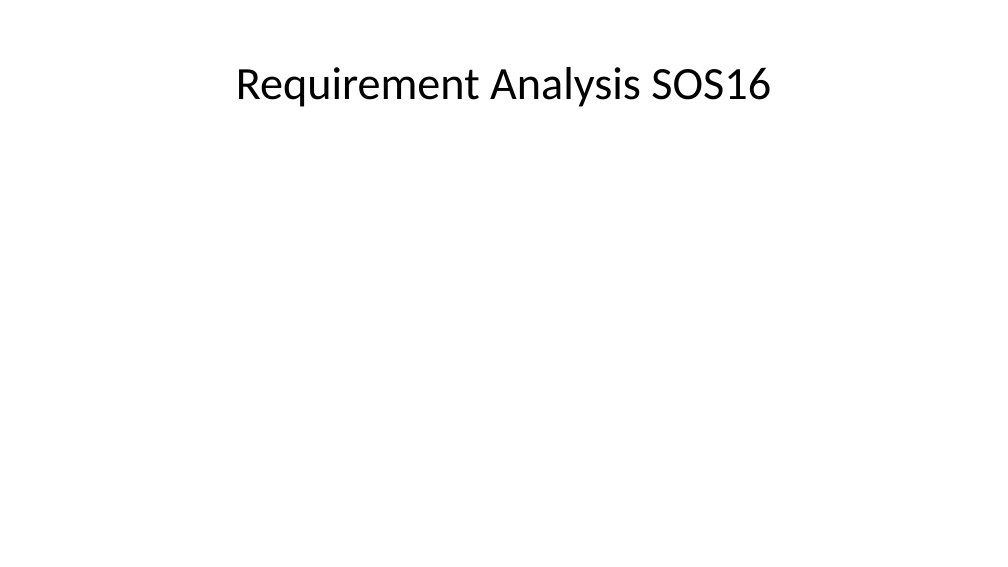
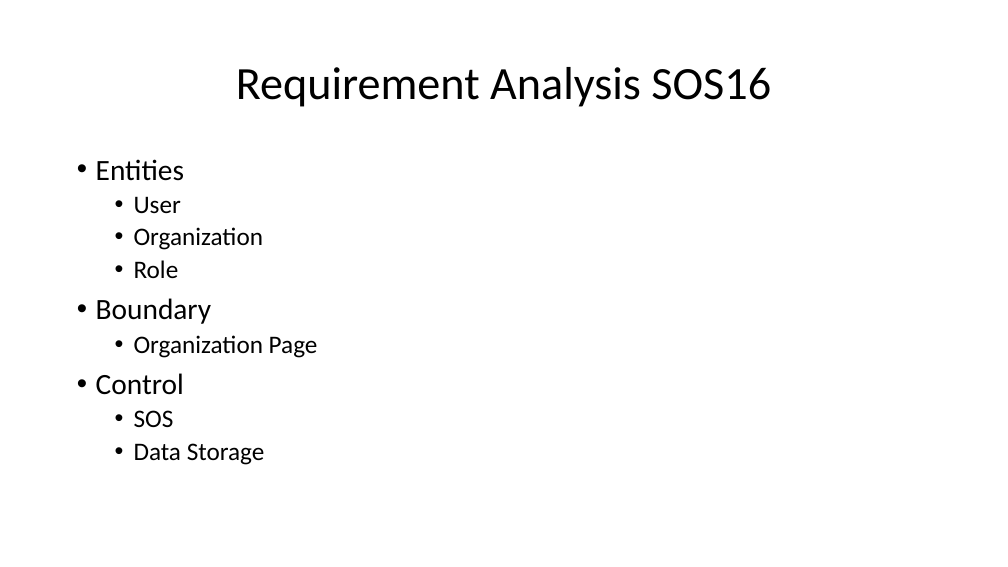
Before and after one commit to arocho032/CEN4010-Team-5, a slide deck: slide 11 of specifications/deliv1/SOS Deliverable 1 Presentation.pptx. Drawn at 1008x567 pixels with LibreOffice and Linux fonts; fonts in the diff are those of the drawing. Boxes give left, top, right and bottom in pixels: in the first picture for what was removed or moved away, otherwise in the second. Text is boxed around its words. In the diff, an @@ line names an element or a change of style, - is before the commit and + after.

```diff
--- a/specifications/deliv1/SOS Deliverable 1 Presentation.pptx
+++ b/specifications/deliv1/SOS Deliverable 1 Presentation.pptx
@@ text added at box(96, 159, 318, 465), 24 pt, text #000000 @@
+• Entities
+  • User
+  • Organization
+  • Role
+• Boundary
+  • Organization Page
+• Control
+  • SOS
+  • Data Storage
```
Also in this commit, not shown: 4 other slides changed.
